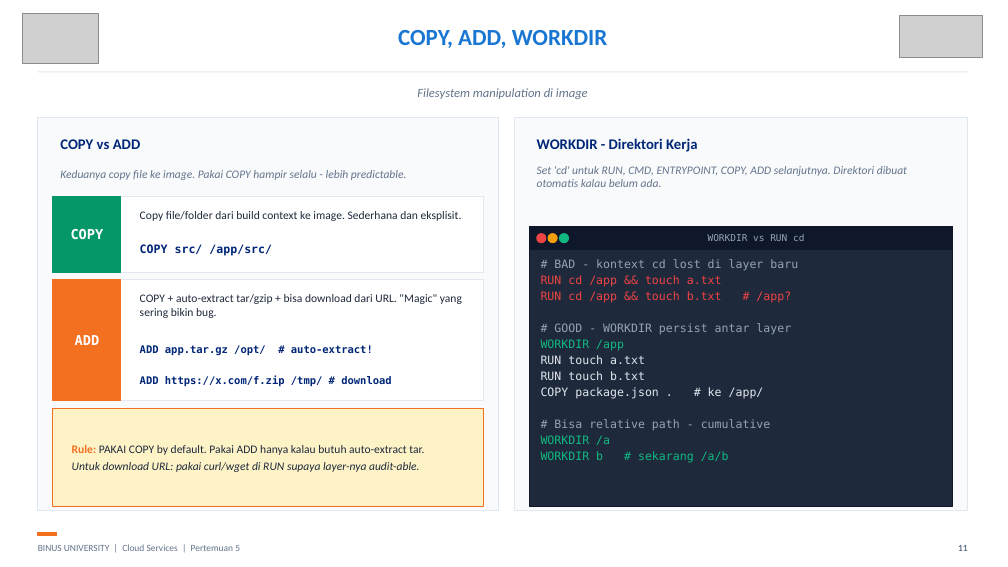
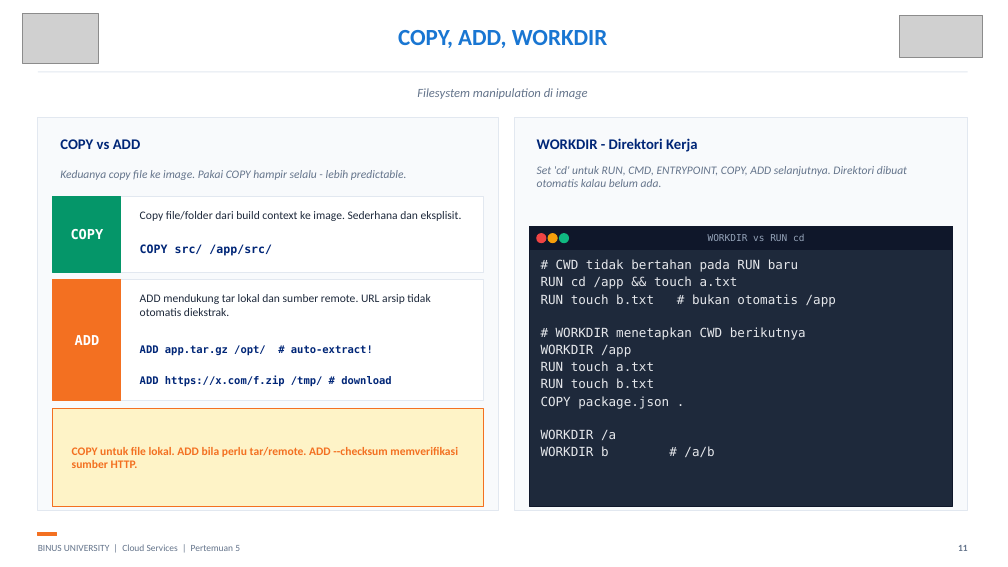
Before and after one commit to SeedFlora/meet5CloudService, a slide deck: slide 11 of slides/Teori_Pertemuan_05.pptx. Drawn at 1008x567 pixels with LibreOffice and Linux fonts; fonts in the diff are those of the drawing; grey boxes stand for pictures. Boxes give left, top, right and bottom in pixels: in the first picture for what was removed or moved away, otherwise in the second. Text is boxed around its words. In the diff, an @@ line names an element or a change of style, - is before the commit and + after.

```diff
--- a/slides/Teori_Pertemuan_05.pptx
+++ b/slides/Teori_Pertemuan_05.pptx
@@ text at box(556, 259, 798, 272): text changed; size 11 to 12 pt; text colour #94A3B8 to #E5E7EB @@
-# BAD - kontext cd lost di layer baru
+# CWD tidak bertahan pada RUN baru
@@ text at box(140, 294, 430, 316): text changed @@
-COPY + auto-extract tar/gzip + bisa download dari URL. "Magic" yang sering bikin bug.
+ADD mendukung tar lokal dan sumber remote. URL arsip tidak otomatis diekstrak.
@@ text at box(541, 294, 836, 340): text changed; size 11 to 12 pt; text colour #94A3B8 to #E5E7EB @@
-RUN cd /app && touch b.txt # /app?
-# GOOD - WORKDIR persist antar layer
+RUN touch b.txt # bukan otomatis /app
+# WORKDIR menetapkan CWD berikutnya
@@ text at box(541, 276, 738, 440): size 11 to 12 pt in "RUN cd /app && touch a.txt", "WORKDIR /app", "RUN touch a.txt", "RUN touch b.txt" and 1 more places; text colour #EF4444 to #E5E7EB in "RUN cd /app && touch a.txt"; text colour #10B981 to #E5E7EB in "WORKDIR /app", "WORKDIR /a"; text colour #E2E8F0 to #E5E7EB in "RUN touch a.txt", "RUN touch b.txt" @@
@@ text at box(541, 396, 669, 409): text changed; size 11 to 12 pt; text colour #94A3B8 to #E5E7EB @@
-COPY package.json . # ke /app/
-# Bisa relative path - cumulative
+COPY package.json .
@@ text at box(72, 447, 458, 468): text changed; text colour #1E293B to #F37021; bold on @@
-Rule: PAKAI COPY by default. Pakai ADD hanya kalau butuh auto-extract tar.
-Untuk download URL: pakai curl/wget di RUN supaya layer-nya audit-able.
+COPY untuk file lokal. ADD bila perlu tar/remote. ADD --checksum memverifikasi sumber HTTP.
@@ text at box(541, 446, 714, 457): text changed; size 11 to 12 pt; text colour #10B981 to #E5E7EB @@
-WORKDIR b # sekarang /a/b
+WORKDIR b # /a/b
```
Also in this commit, not shown: 24 other slides changed, 4 slides added, 1 slide removed, 10 other files.
